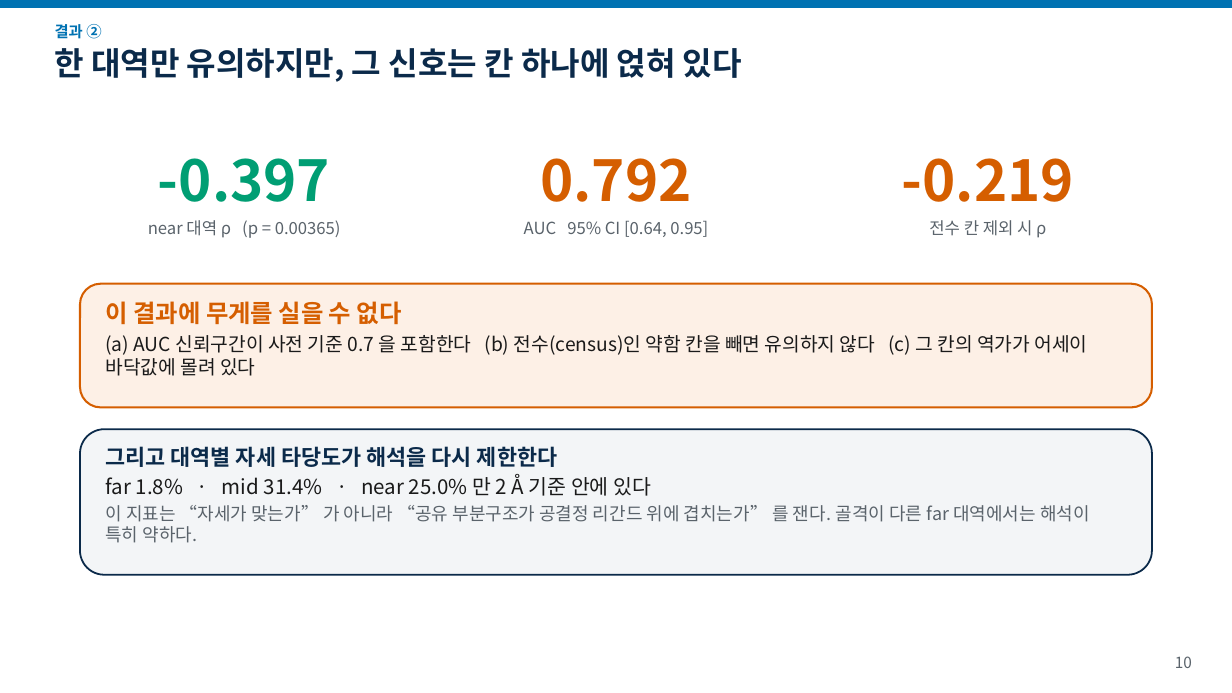
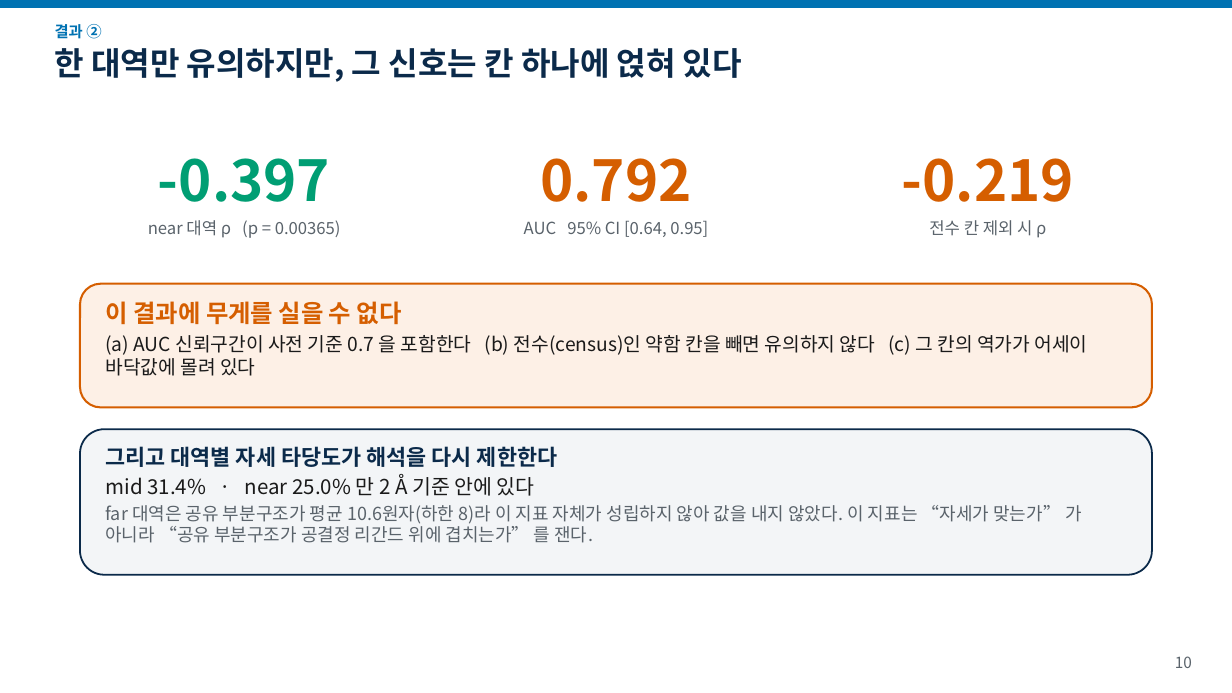
Before and after one commit to fourmodern/2026_aidrugdiscovery, a slide deck: slide 10 of Day06_LLM_Agent/pde5_harness/sample_run/report/docs/talk_16x9.pptx. Drawn at 1232x693 pixels with LibreOffice and Linux fonts; fonts in the diff are those of the drawing. Boxes give left, top, right and bottom in pixels: in the first picture for what was removed or moved away, otherwise in the second. Text is boxed around its words. In the diff, an @@ line names an element or a change of style, - is before the commit and + after.

```diff
--- a/Day06_LLM_Agent/pde5_harness/sample_run/report/docs/talk_16x9.pptx
+++ b/Day06_LLM_Agent/pde5_harness/sample_run/report/docs/talk_16x9.pptx
@@ text at <box>105,474,1082,543</box>: text changed @@
-far 1.8% · mid 31.4% · near 25.0% 만 2 Å 기준 안에 있다
-이 지표는 “자세가 맞는가” 가 아니라 “공유 부분구조가 공결정 리간드 위에 겹치는가” 를 잰다. 골격이 다른 far 대역에서는 해석이 특히 약하다.
+mid 31.4% · near 25.0% 만 2 Å 기준 안에 있다
+far 대역은 공유 부분구조가 평균 10.6원자(하한 8)라 이 지표 자체가 성립하지 않아 값을 내지 않았다. 이 지표는 “자세가 맞는가” 가 아니라 “공유 부분구조가 공결정 리간드 위에 겹치는가” 를 잰다.
```
Also in this commit, not shown: 2 other slides changed, 27 other files.
